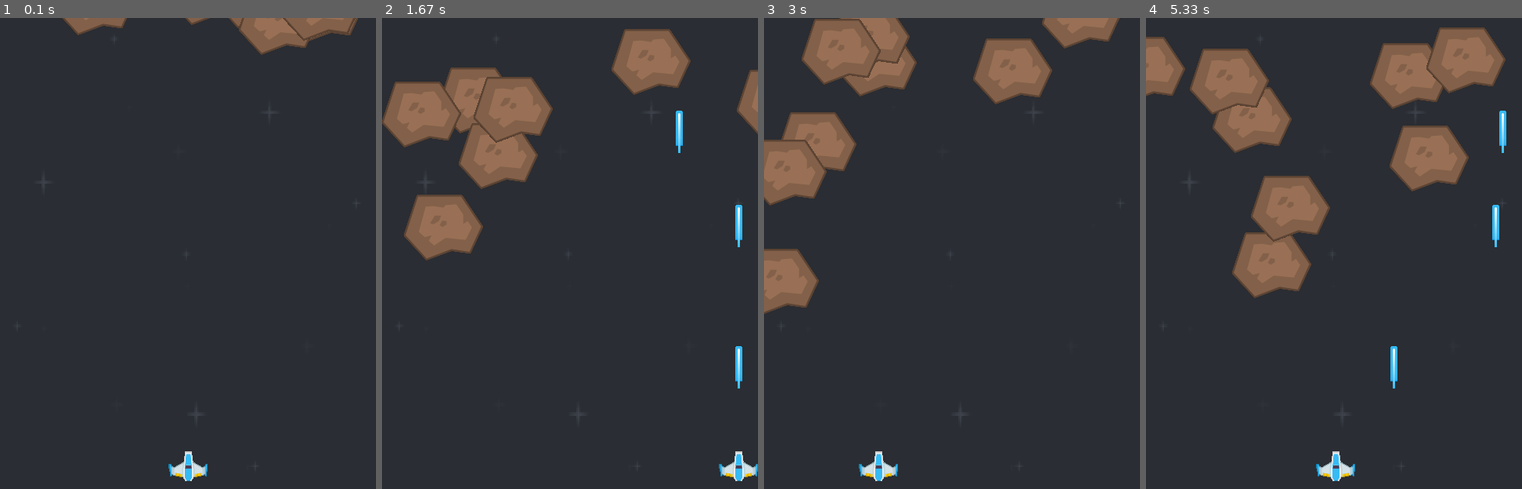
Above: before the commit, frames 1-4 (left to right).
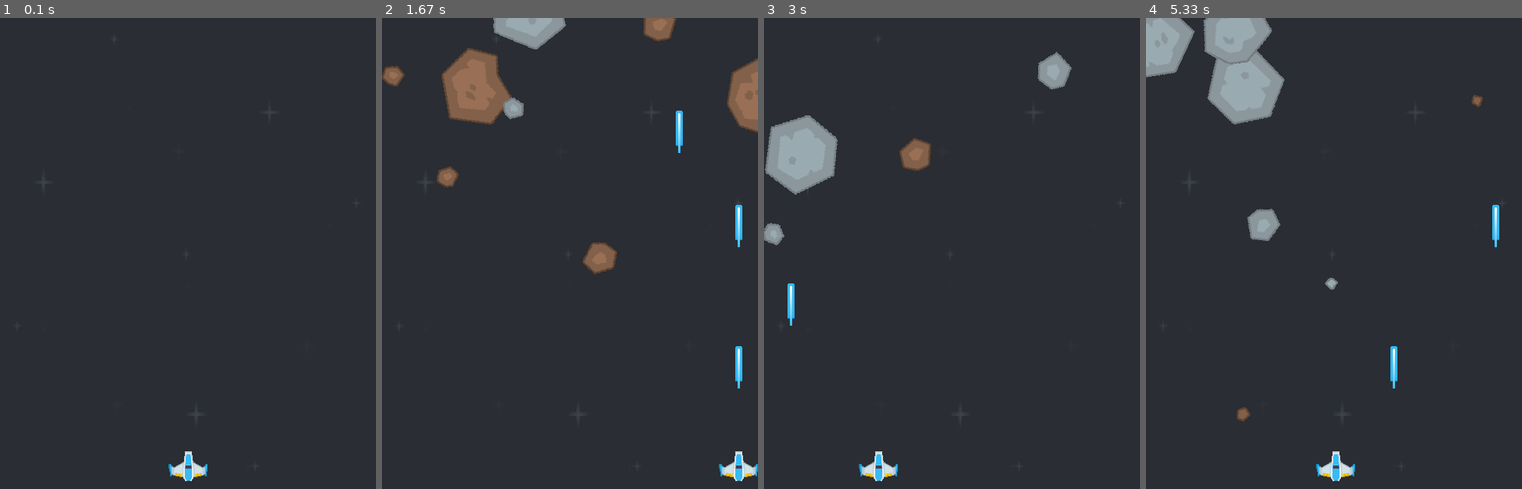
Above: after the commit, the same moments.

Repository: Scaniox/school
Game: pygame game, started from pygame/shmup/main.py
Two runs of this game, one before a commit and one after it. Both use one fixed random seed, a clock stepped at 60 frames per second and the inputs below.
Inputs:
- Up to frame 1 (0.1 s): no input
- Up to frame 2 (1.67 s): tap Space at 0.33, 0.73, 1.03, 1.23, 1.53 s; hold Right 0.67-1.13 s; hold Right 1.17-1.63 s
- Up to frame 3 (3 s): hold Left 1.67-2.2 s; tap Space at 1.73, 2.03, 2.3, 2.6, 2.73 s; hold Left 2.23-2.63 s; hold Right from 2.67 s (still down)
- Up to frame 4 (5.33 s): tap Space at 3.03, 3.4, 3.7, 3.9, 4.2, 4.4, 4.7, 4.9, 5.2 s; release Right at 3.3 s; hold Left 3.33-3.8 s; hold Right 3.83-4.3 s; hold Right 4.33-4.8 s; hold Left from 4.83 s (still down)

The runs differ from the first frame. In frame 1, 2.1% of the frame differs, in the area x 16-96%, y 0-8%; in frame 2, 13%; in frame 3, 13%; in frame 4, 18%, in the area x 0-96%, y 0-86%.

Commit message:
shmup vid 6

Diff:
--- a/pygame/shmup/main.py
+++ b/pygame/shmup/main.py
@@ -36,6 +36,8 @@
         self.rect.centerx = ssize[0] // 2
         self.rect.bottom = ssize[1]-10
         self.velocity = [0,0]
+        # collision data
+        self.radius = 20
 
     def update(self):
         keys = pygame.key.get_pressed()
@@ -73,18 +75,32 @@
 class Mob(pygame.sprite.Sprite):
     def __init__(self):
         super().__init__()
-        # sprite image
-        self.image = meteor_img
-        self.image.set_colorkey((0,0,0))
-
-        # sprite movement
         self.respawn()
+        self.rot = 0
+        self.rot_velocity = random.random()*8-4
+        self.last_update = pygame.time.get_ticks()
+
+        # collision data
+        self.radius = self.rect.width//2.2
 
 
     def update(self):
         # move
         for i in [0,1]:
             self.rect[i] += self.velocity[i]
+
+        # rotation
+        now = pygame.time.get_ticks()
+        if now - self.last_update > 10:
+            self.last_update = now
+            self.rot = (self.rot + self.rot_velocity) % 360
+            new_image = pygame.transform.rotate(self.original_image, self.rot)
+            # handle rect changes
+            old_center = self.rect.center
+            self.image = new_image
+            self.rect = self.image.get_rect()
+            self.rect.center = old_center
+
 
         # respawn if off screen
         if self.rect.top > ssize[1] or \
@@ -94,9 +110,15 @@
 
 
     def respawn(self):
+        # sprite image
+        self.original_image = random.choice(meteor_imgs)
+        self.original_image.set_colorkey((0,0,0))
+        self.image = self.original_image.copy()
+
+        # sprite movement
         self.rect = self.image.get_rect()
         self.rect.x = random.randint(0, ssize[0]- self.rect.width)
-        self.rect.y = random.randint(-100, -40)
+        self.rect.y = random.randint(-150, -100)
         self.velocity = [random.random()*4-2,\
                       random.random()*5+1]
 
@@ -126,13 +148,18 @@
 
 
 #object inits--------------------------------------------------------------------------------------
-#¬image asset init
+#¬ image asset init
 background_img = pygame.image.load(str(img_dir / "background_blue.png")).convert()
 scaled_background = pygame.transform.scale(background_img, ssize)
 
 player_img = pygame.image.load(str(img_dir / "playerShip1_blue.png")).convert()
-meteor_img = pygame.image.load(str(img_dir / "meteorBrown_big1.png")).convert()
 bullet_img = pygame.image.load(str(img_dir / "laserBlue01.png")).convert()
+
+#¬¬ load all images in Meteors folder
+meteor_imgs = []
+for image in (img_dir / "Meteors").iterdir():
+    meteor_imgs.append(pygame.image.load(str(image)).convert())
+
 
 #¬ group generation
 clock = pygame.time.Clock()
@@ -178,7 +205,7 @@
         hit_mob.respawn()
 
     #¬ mob - player collision
-    hits = pygame.sprite.spritecollide(player, mobs, False)
+    hits = pygame.sprite.spritecollide(player, mobs, False, pygame.sprite.collide_circle)
     if hits:
         running = False
 
Renamed: pygame/shmup/SpaceShooterRedux/PNG/Meteors/meteorBrown_big1.png -> pygame/shmup/img/Meteors/meteorBrown_big1.png
Binary file added: pygame/shmup/img/Meteors/meteorBrown_big2.png
Binary file added: pygame/shmup/img/Meteors/meteorBrown_big3.png
Binary file added: pygame/shmup/img/Meteors/meteorBrown_big4.png
Binary file added: pygame/shmup/img/Meteors/meteorBrown_med1.png
Binary file added: pygame/shmup/img/Meteors/meteorBrown_med3.png
Binary file added: pygame/shmup/img/Meteors/meteorBrown_small1.png
Binary file added: pygame/shmup/img/Meteors/meteorBrown_small2.png
Binary file added: pygame/shmup/img/Meteors/meteorBrown_tiny1.png
Binary file added: pygame/shmup/img/Meteors/meteorBrown_tiny2.png
Binary file added: pygame/shmup/img/Meteors/meteorGrey_big1.png
Binary file added: pygame/shmup/img/Meteors/meteorGrey_big2.png
(and 8 more such lines)
